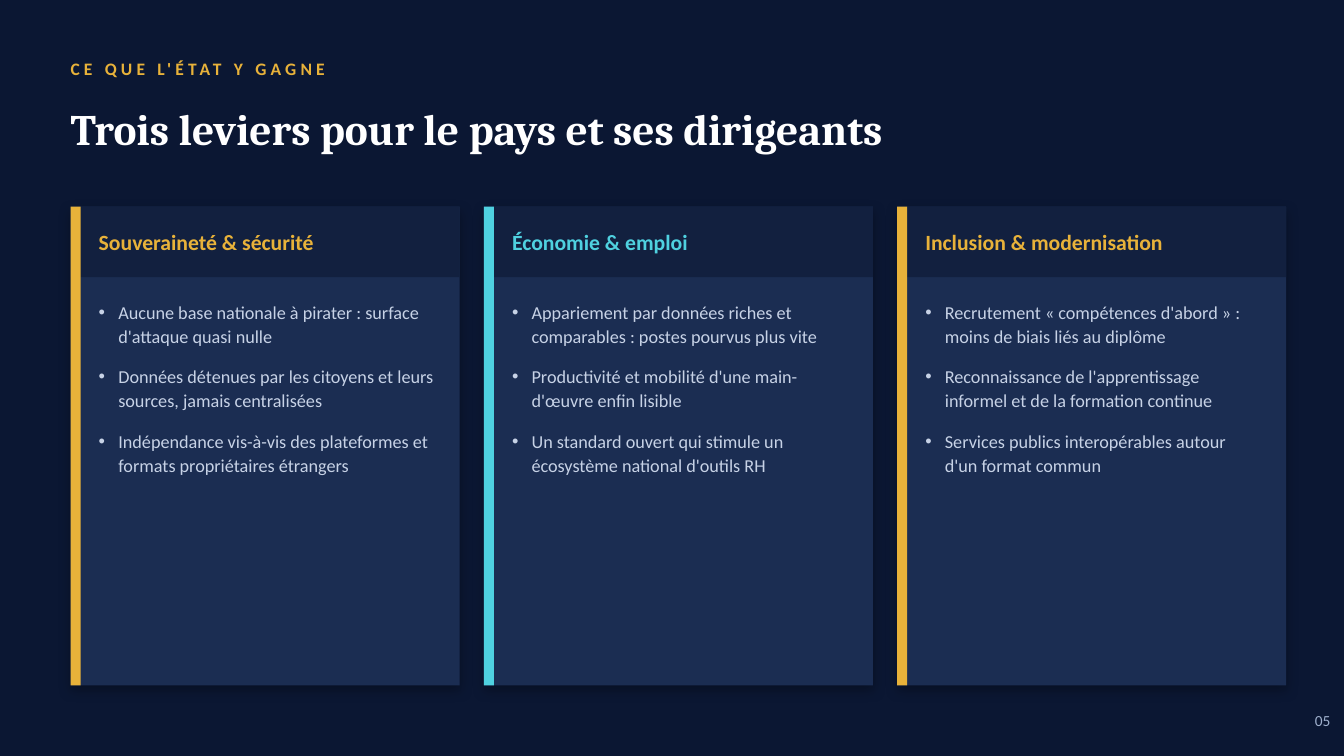
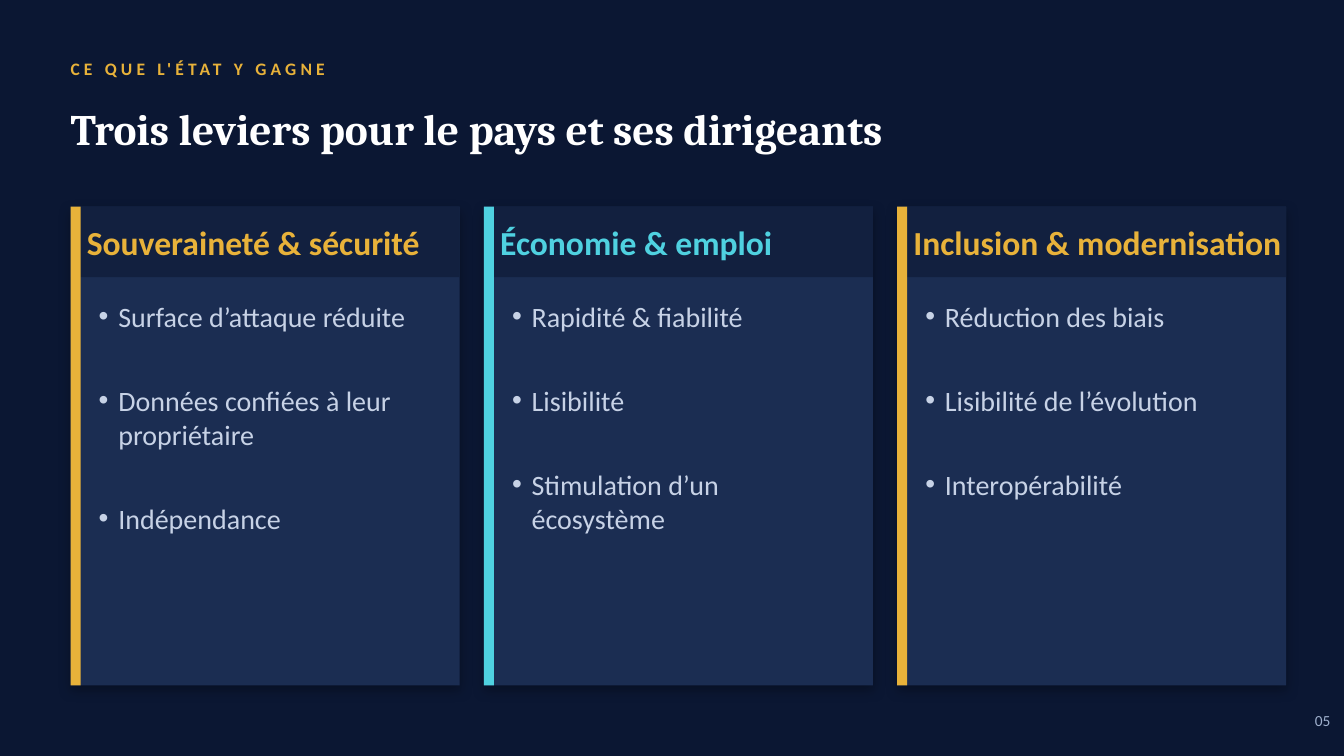
Before and after one commit to remiv1/hr-x, a slide deck: slide 5 of doc/HRX_dirigeants.pptx. Drawn at 1344x756 pixels with LibreOffice and Linux fonts; fonts in the diff are those of the drawing. Boxes give left, top, right and bottom in pixels: in the first picture for what was removed or moved away, otherwise in the second. Text is boxed around its words. In the diff, an @@ line names an element or a change of style, - is before the commit and + after.

```diff
--- a/doc/HRX_dirigeants.pptx
+++ b/doc/HRX_dirigeants.pptx
@@ text "Souveraineté & sécurité": place and size @@
-text "Souveraineté & sécurité" at bbox=[99, 235, 313, 250]
+text "Souveraineté & sécurité" at bbox=[87, 231, 420, 256]
@@ text "Économie & emploi": place and size @@
-text "Économie & emploi" at bbox=[512, 232, 687, 254]
+text "Économie & emploi" at bbox=[500, 227, 772, 261]
@@ size 15.5 to 24 pt in 3 elements at bbox=[87, 231, 420, 256], bbox=[500, 227, 772, 261], bbox=[913, 231, 1281, 256] @@
@@ text "Inclusion & modernisation": place and size @@
-text "Inclusion & modernisation" at bbox=[925, 234, 1163, 250]
+text "Inclusion & modernisation" at bbox=[913, 231, 1281, 256]
@@ text at bbox=[118, 307, 405, 534]: text changed; size 13 to 20 pt @@
-• Aucune base nationale à pirater : surface d'attaque quasi nulle
-• Données détenues par les citoyens et leurs sources, jamais centralisées
-• Indépendance vis-à-vis des plateformes et formats propriétaires étrangers
+• Surface d’attaque réduite
+• Données confiées à leur propriétaire
+• Indépendance
@@ text at bbox=[532, 307, 742, 534]: text changed; size 13 to 20 pt @@
-• Appariement par données riches et comparables : postes pourvus plus vite
-• Productivité et mobilité d'une main-d'œuvre enfin lisible
-• Un standard ouvert qui stimule un écosystème national d'outils RH
+• Rapidité & fiabilité
+• Lisibilité
+• Stimulation d’un écosystème
@@ text at bbox=[945, 307, 1198, 500]: text changed; size 13 to 20 pt @@
-• Recrutement « compétences d'abord » : moins de biais liés au diplôme
-• Reconnaissance de l'apprentissage informel et de la formation continue
-• Services publics interopérables autour d'un format commun
+• Réduction des biais
+• Lisibilité de l’évolution
+• Interopérabilité
```
Also in this commit, not shown: 5 other slides changed.
